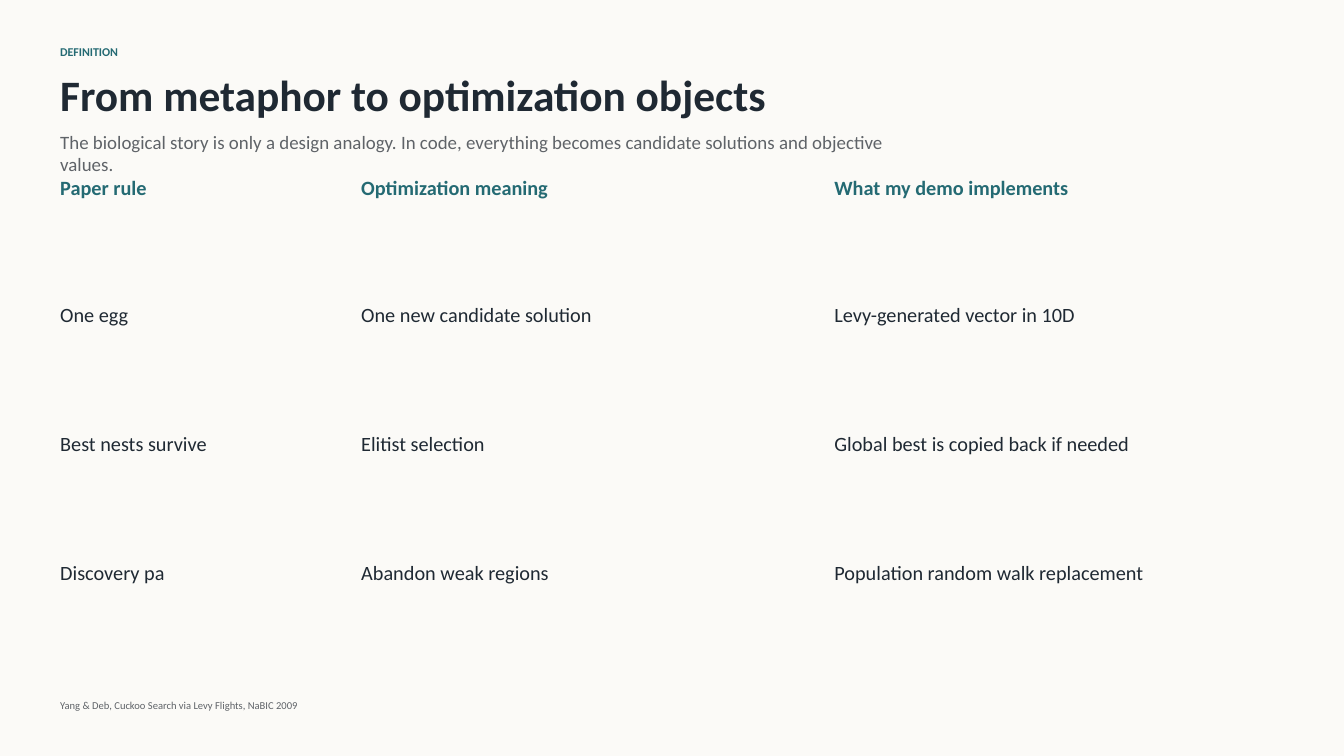
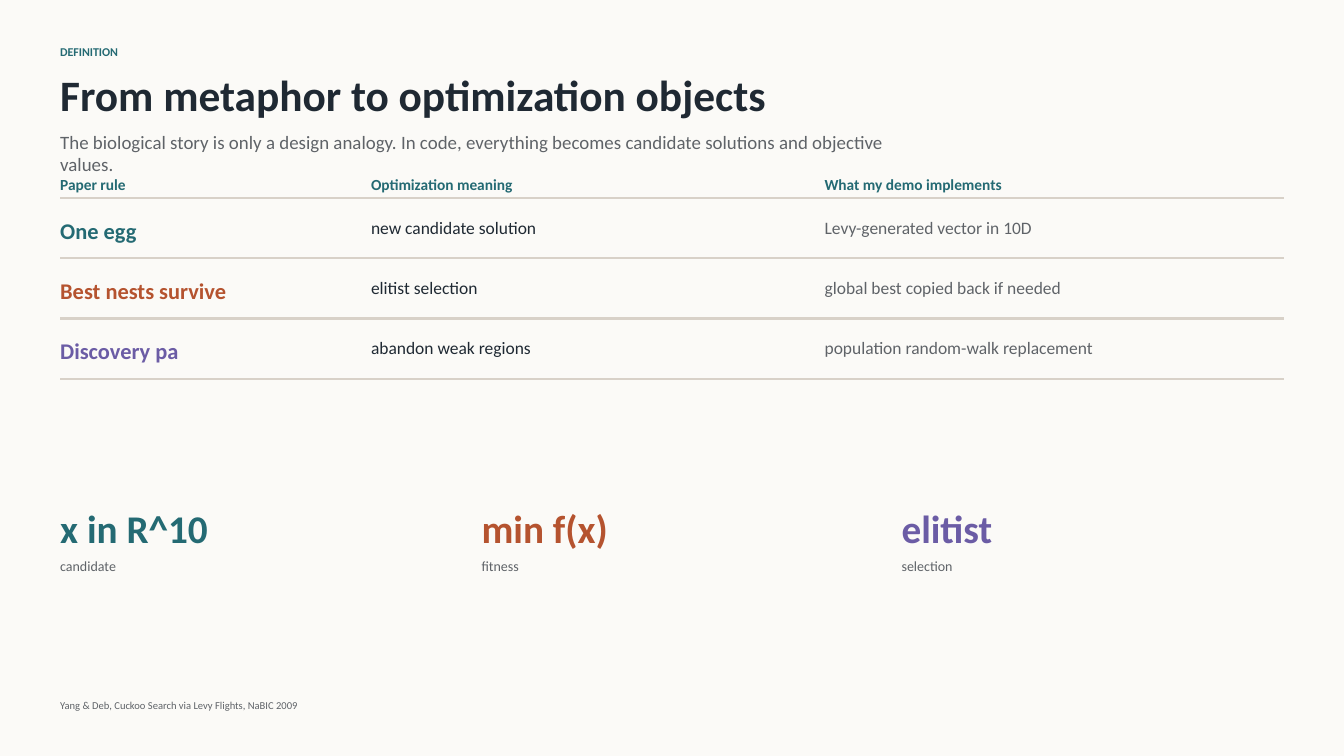
Before and after one commit to xVlad44/mh-labs, a slide deck: slide 3 of final_cuckoo_search/output/Cuckoo_Search_via_Levy_Flights_Final.pptx. Drawn at 1344x756 pixels with LibreOffice and Linux fonts; fonts in the diff are those of the drawing. Boxes give left, top, right and bottom in pixels: in the first picture for what was removed or moved away, otherwise in the second. Text is boxed around its words. In the diff, an @@ line names an element or a change of style, - is before the commit and + after.

```diff
--- a/final_cuckoo_search/output/Cuckoo_Search_via_Levy_Flights_Final.pptx
+++ b/final_cuckoo_search/output/Cuckoo_Search_via_Levy_Flights_Final.pptx
@@ size 21.8 to 16.5 pt in 3 elements at [825, 179, 1002, 193], [371, 179, 512, 193], [60, 179, 125, 193] @@
@@ text "Optimization meaning": place and size @@
-text "Optimization meaning" at [361, 181, 548, 199]
+text "Optimization meaning" at [371, 179, 512, 193]
@@ text "What my demo implements": place and size @@
-text "What my demo implements" at [834, 180, 1068, 199]
+text "What my demo implements" at [825, 179, 1002, 193]
@@ rectangle added at [60, 198, 1284, 199], fill #D8D1C8, outline #D8D1C8 0 pt @@
@@ text "One egg": place and size @@
-text "One egg" at [60, 309, 128, 326]
+text "One egg" at [60, 224, 137, 243]
@@ text "One egg" at [60, 224, 137, 243]: size 21.8 to 24 pt, text colour #1F2933 to #246A73, bold on @@
@@ text at [371, 222, 536, 234]: text changed; size 21.8 to 18.8 pt @@
-One new candidate solution
+new candidate solution
@@ text "Levy-generated vector in 10D": place and size @@
-text "Levy-generated vector in 10D" at [834, 308, 1075, 326]
+text "Levy-generated vector in 10D" at [825, 222, 1031, 237]
@@ text "Levy-generated vector in 10D" at [825, 222, 1031, 237]: size 21.8 to 18.8 pt, text colour #1F2933 to #5F6368 @@
@@ rectangle added at [60, 257, 1284, 259], fill #D8D1C8, outline #D8D1C8 0 pt @@
@@ text "Best nests survive": place and size @@
-text "Best nests survive" at [60, 437, 207, 451]
+text "Best nests survive" at [60, 283, 226, 299]
@@ text "Best nests survive" at [60, 283, 226, 299]: size 21.8 to 24 pt, text colour #1F2933 to #B5532F, bold on @@
@@ text at [371, 282, 478, 294]: text changed; size 21.8 to 18.8 pt @@
-Elitist selection
+elitist selection
@@ text at [825, 282, 1061, 297]: text changed; size 21.8 to 18.8 pt; text colour #1F2933 to #5F6368 @@
-Global best is copied back if needed
+global best copied back if needed
@@ rectangle added at [60, 318, 1284, 319], fill #D8D1C8, outline #D8D1C8 0 pt @@
@@ text "Discovery pa": place and size @@
-text "Discovery pa" at [60, 566, 164, 584]
+text "Discovery pa" at [60, 343, 178, 363]
@@ text "Discovery pa" at [60, 343, 178, 363]: size 21.8 to 24 pt, text colour #1F2933 to #6B5CA5, bold on @@
@@ text at [371, 342, 531, 357]: text changed; size 21.8 to 18.8 pt @@
-Abandon weak regions
+abandon weak regions
@@ text at [825, 342, 1093, 357]: text changed; size 21.8 to 18.8 pt; text colour #1F2933 to #5F6368 @@
-Population random walk replacement
+population random-walk replacement
@@ rectangle added at [60, 378, 1284, 379], fill #D8D1C8, outline #D8D1C8 0 pt @@
@@ text added at [60, 515, 208, 544], 42 pt, text #246A73, bold @@
+x in R^10
@@ text added at [482, 514, 608, 549], 42 pt, text #B5532F, bold @@
+min f(x)
@@ text added at [902, 515, 993, 544], 42 pt, text #6B5CA5, bold @@
+elitist
@@ text added at [60, 561, 116, 571], 15 pt, text #5F6368 @@
+candidate
@@ text added at [482, 561, 519, 571], 15 pt, text #5F6368 @@
+fitness
@@ text added at [902, 561, 953, 571], 15 pt, text #5F6368 @@
+selection
```
Also in this commit, not shown: 5 other slides changed, 40 other files.
